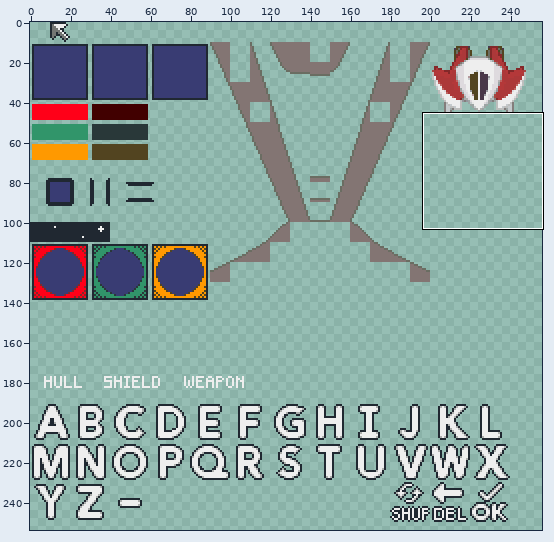
Sprite sheet: cartridge/resources/1_10x10.png. The picture above shows the old version from afar; the outline marks the close-up.
Close-up. Before the commit:
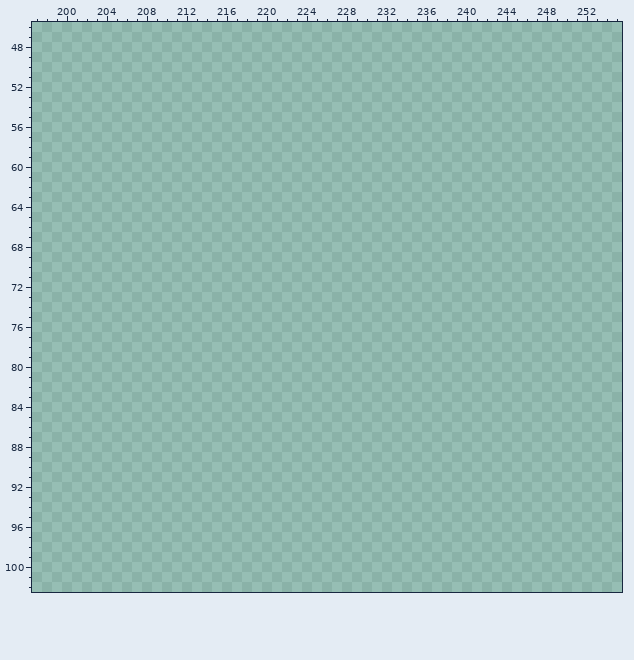
The file is 256x256 pixels. Shown: x 197..255, y 46..102. The wide view leaves out empty margins.
Palette (. is transparent): 
Pixels before (only the part around the change), first column x 197:
 46 ...........................................................
 47 ...........................................................
 48 ...........................................................
 49 ...........................................................
 50 ...........................................................
 51 ...........................................................
 52 ...........................................................
 53 ...........................................................
 54 ...........................................................
 55 ...........................................................
 56 ...........................................................
 57 ...........................................................
 58 ...........................................................
 59 ...........................................................
 60 ...........................................................
 61 ...........................................................
 62 ...........................................................
 63 ...........................................................
 64 ...........................................................
 65 ...........................................................
 66 ...........................................................
 67 ...........................................................
 68 ...........................................................
 69 ...........................................................
 70 ...........................................................
 71 ...........................................................
 72 ...........................................................
 73 ...........................................................
 74 ...........................................................
 75 ...........................................................
 76 ...........................................................
 77 ...........................................................
 78 ...........................................................
 79 ...........................................................
 80 ...........................................................
 81 ...........................................................
 82 ...........................................................
 83 ...........................................................
 84 ...........................................................
 85 ...........................................................
 86 ...........................................................
 87 ...........................................................
 88 ...........................................................
 89 ...........................................................
 90 ...........................................................
 91 ...........................................................
 92 ...........................................................
 93 ...........................................................
 94 ...........................................................
 95 ...........................................................
 96 ...........................................................
 97 ...........................................................
 98 ...........................................................
 99 ...........................................................
100 ...........................................................
101 ...........................................................
102 ...........................................................
The result:
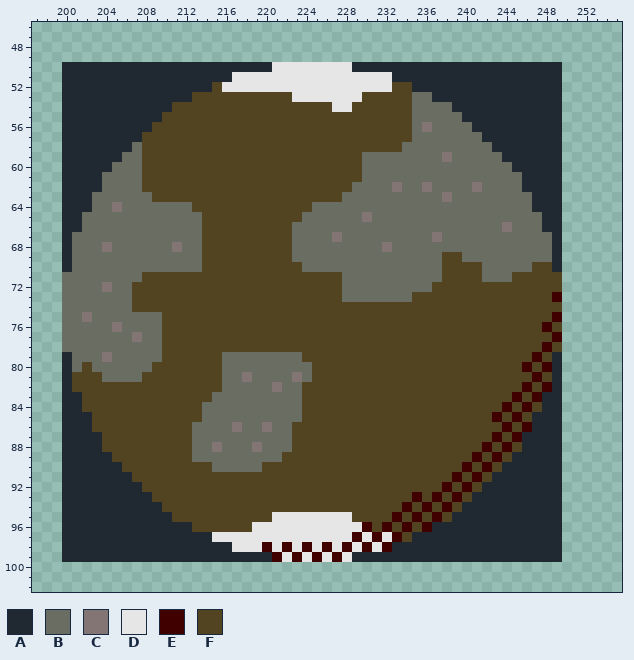
Colours new in this view: A #202831  B #6a6d62  C #837573  D #e6e6e6  E #410000  F #524420
Author's note on the commit: added planet gfx
Difference:
Changed rows in their new state; - is an unchanged pixel.
first column x 200:
 50 AAAAAAAAAAAAAAAAAAAAADDDDDDDDAAAAAAAAAAAAAAAAAAAAA
 51 AAAAAAAAAAAAAAAAADDDDDDDDDDDDDDDDAAAAAAAAAAAAAAAAA
 52 AAAAAAAAAAAAAAAFDDDDDDDDDDDDDDDDDFFAAAAAAAAAAAAAAA
 53 AAAAAAAAAAAAAFFFFFFFFFFDDDDDDDFFFFFBBAAAAAAAAAAAAA
 54 AAAAAAAAAAAFFFFFFFFFFFFFFFFDDFFFFFFBBBBAAAAAAAAAAA
 55 AAAAAAAAAAFFFFFFFFFFFFFFFFFFFFFFFFFBBBBBAAAAAAAAAA
 56 AAAAAAAAAFFFFFFFFFFFFFFFFFFFFFFFFFFBCBBBBAAAAAAAAA
 57 AAAAAAAAFFFFFFFFFFFFFFFFFFFFFFFFFFFBBBBBBBAAAAAAAA
 58 AAAAAAABFFFFFFFFFFFFFFFFFFFFFFFFFFBBBBBBBBBAAAAAAA
 59 AAAAAABBFFFFFFFFFFFFFFFFFFFFFFBBBBBBBBCBBBBBAAAAAA
 60 AAAAABBBFFFFFFFFFFFFFFFFFFFFFFBBBBBBBBBBBBBBBAAAAA
 61 AAAABBBBFFFFFFFFFFFFFFFFFFFFFFBBBBBBBBBBBBBBBBAAAA
 62 AAAABBBBFFFFFFFFFFFFFFFFFFFFFBBBBCBBCBBBBCBBBBAAAA
 63 AAABBBBBBFFFFFFFFFFFFFFFFFFFBBBBBBBBBBCBBBBBBBBAAA
 64 AAABBCBBBBBBBFFFFFFFFFFFFBBBBBBBBBBBBBBBBBBBBBBAAA
 65 AABBBBBBBBBBBBFFFFFFFFFFBBBBBBCBBBBBBBBBBBBBBBBBAA
 66 AABBBBBBBBBBBBFFFFFFFFFBBBBBBBBBBBBBBBBBBBBBCBBBAA
 67 ABBBBBBBBBBBBBFFFFFFFFFBBBBCBBBBBBBBBCBBBBBBBBBBBA
 68 ABBBCBBBBBBCBBFFFFFFFFFBBBBBBBBBCBBBBBBBBBBBBBBBBA
 69 ABBBBBBBBBBBBBFFFFFFFFFBBBBBBBBBBBBBBBFFBBBBBBBBBA
 70 ABBBBBBBBBBBBBFFFFFFFFFFBBBBBBBBBBBBBBFFFFBBBBBFFA
 71 BBBBBBBBFFFFFFFFFFFFFFFFFFFFBBBBBBBBBBFFFFBBBFFFFF
 72 BBBBCBBFFFFFFFFFFFFFFFFFFFFFBBBBBBBBBFFFFFFFFFFFFF
 73 BBBBBBBFFFFFFFFFFFFFFFFFFFFFBBBBBBBFFFFFFFFFFFFFFE
 74 BBBBBBBFFFFFFFFFFFFFFFFFFFFFFFFFFFFFFFFFFFFFFFFFFF
 75 BBCBBBBBBBFFFFFFFFFFFFFFFFFFFFFFFFFFFFFFFFFFFFFFFE
 76 BBBBBCBBBBFFFFFFFFFFFFFFFFFFFFFFFFFFFFFFFFFFFFFFEF
 77 BBBBBBBCBBFFFFFFFFFFFFFFFFFFFFFFFFFFFFFFFFFFFFFFFE
 78 BBBBBBBBBBFFFFFFFFFFFFFFFFFFFFFFFFFFFFFFFFFFFFFFEF
 79 ABBBCBBBBBFFFFFFBBBBBBBBFFFFFFFFFFFFFFFFFFFFFFFEFA
 80 ABFBBBBBBFFFFFFFBBBBBBBBBFFFFFFFFFFFFFFFFFFFFFEFEA
 81 AFFFBBBBFFFFFFFFBBCBBBBCBFFFFFFFFFFFFFFFFFFFFFFEFA
 82 AFFFFFFFFFFFFFFFBBBBBCBBFFFFFFFFFFFFFFFFFFFFFFEFEA
 83 AAFFFFFFFFFFFFFBBBBBBBBBFFFFFFFFFFFFFFFFFFFFFEFEAA
 84 AAFFFFFFFFFFFFBBBBBBBBBBFFFFFFFFFFFFFFFFFFFFEFEFAA
 85 AAAFFFFFFFFFFFBBBBBBBBBBFFFFFFFFFFFFFFFFFFFEFEFAAA
 86 AAAFFFFFFFFFFBBBBCBBCBBFFFFFFFFFFFFFFFFFFFFFEFEAAA
 87 AAAAFFFFFFFFFBBBBBBBBBBFFFFFFFFFFFFFFFFFFFFEFEAAAA
 88 AAAAFFFFFFFFFBBCBBBCBBBFFFFFFFFFFFFFFFFFFFEFEFAAAA
 89 AAAAAFFFFFFFFBBBBBBBBBFFFFFFFFFFFFFFFFFFFEFEFAAAAA
 90 AAAAAAFFFFFFFFFBBBBBFFFFFFFFFFFFFFFFFFFFEFEFAAAAAA
 91 AAAAAAAFFFFFFFFFFFFFFFFFFFFFFFFFFFFFFFFEFEFAAAAAAA
 92 AAAAAAAAFFFFFFFFFFFFFFFFFFFFFFFFFFFFFFEFEFAAAAAAAA
 93 AAAAAAAAAFFFFFFFFFFFFFFFFFFFFFFFFFFEFEFEFAAAAAAAAA
 94 AAAAAAAAAAFFFFFFFFFFFFFFFFFFFFFFFFEFEFEFAAAAAAAAAA
 95 AAAAAAAAAAAFFFFFFFFFFDDDDDDDDFFFFEFEFEFAAAAAAAAAAA
 96 AAAAAAAAAAAAAFFFFFFDDDDDDDDDDDEFEFEFEAAAAAAAAAAAAA
 97 AAAAAAAAAAAAAAADDDDDDDDDDDDDDEDEDEFAAAAAAAAAAAAAAA
 98 AAAAAAAAAAAAAAAAADDDEDEDEDEDEDEDEAAAAAAAAAAAAAAAAA
 99 AAAAAAAAAAAAAAAAAAAAAEDEDEDEDAAAAAAAAAAAAAAAAAAAAA
Where, in picture pixels (left, top, right, bottom), the same in both close-ups:
added: (62, 62, 562, 562)
